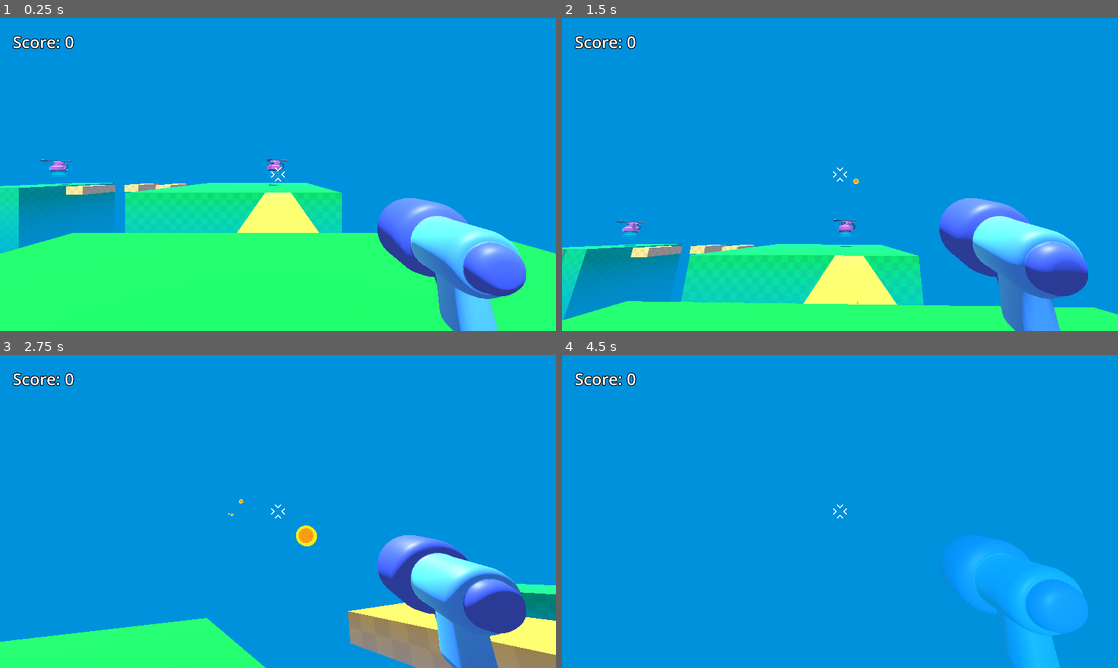
Above: before the commit, frames 1-4 (two rows, left to right).
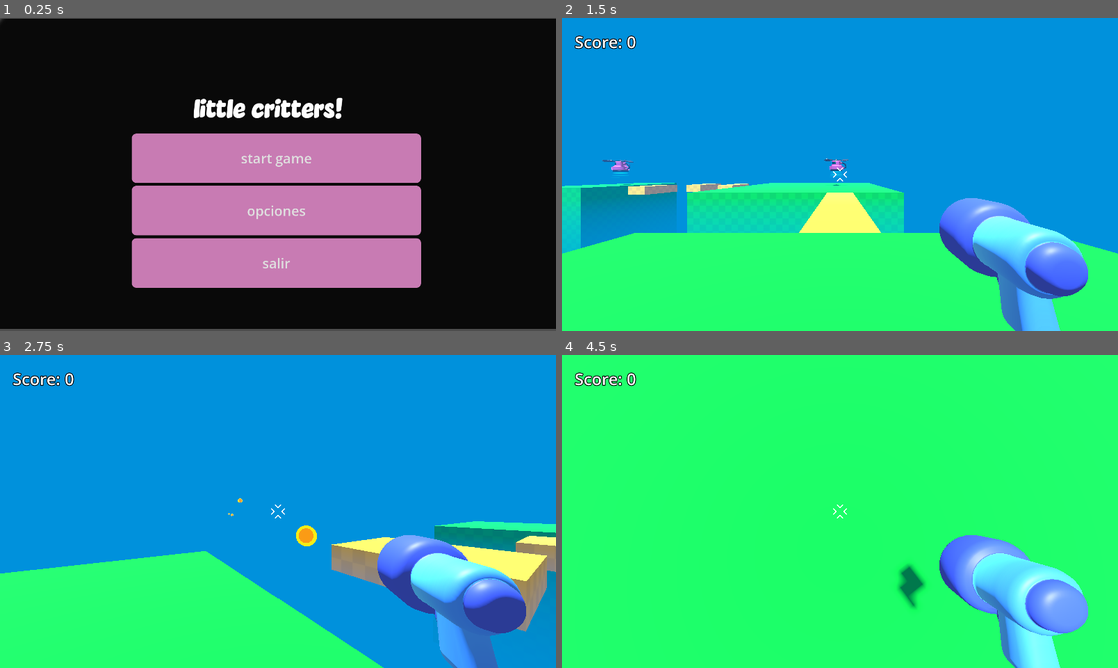
Above: after the commit, the same moments.

Repository: CosmicFabri/Requiem-Game
Game: Godot game, scene res://main_menu.tscn
Two runs of this game, one before a commit and one after it. Both use one fixed random seed, a clock stepped at 60 frames per second and the inputs below. Before the commit the project starts from res://scenes/level_1/level_1.tscn.
Inputs (mouse positions are in pixels of both pictures, inside the frame that each line leads up to):
- Up to frame 1 (0.25 s): no input
- Up to frame 2 (1.5 s): click (840, 212) at 0.5 s, where only the run after the commit has a clickable "opciones"; click (840, 158) at 1.25 s, where only the run after the commit has a clickable "start game"
- Up to frame 3 (2.75 s): move the mouse to (400, 495) at 2.02 s; press the mouse at (400, 495) at 2.03 s; hold D (move_right) from 2.03 s (still down); tap Space (jump) at 2.27 s
- Up to frame 4 (4.5 s): move the mouse to (728, 527) at 2.77 s; release D (move_right) at 2.78 s; release the mouse at (728, 527) at 2.78 s; hold S (move_back) 2.78-3.53 s; click (728, 527) at 2.85 s; tap Space (jump) at 3.02 s; move the mouse to (895, 442) at 3.52 s; press the mouse at (895, 442) at 3.53 s; hold D (move_right) 3.53-4.28 s; move the mouse to (812, 574) at 4.27 s; release the mouse at (812, 574) at 4.28 s; hold W (move_forward) from 4.28 s (still down); click (812, 574) at 4.35 s

The runs differ from the first frame. In frame 1, 100% of the frame differs, in the area x 0-100%, y 0-100%; in frame 2, 29%; in frame 3, 24%; in frame 4, 100%.

Commit message:
menufuncional
solo funciona inicio y salir

Diff:
--- /dev/null
+++ b/main_menu.gd
@@ -0,0 +1,17 @@
+extends Control
+
+func _ready():
+	Input.set_mouse_mode(Input.MOUSE_MODE_VISIBLE)
+
+func _on_start_pressed() -> void:
+	print("start pressed")
+	get_tree().change_scene_to_file("res://scenes/level_1/level_1.tscn")
+
+
+func _on_settings_pressed() -> void:
+	print("settings pressed") # Replace with function body.
+
+
+func _on_exit_pressed() -> void:
+	print("exit pressed")# Replace with function body.
+	get_tree().quit()
--- /dev/null
+++ b/main_menu.tscn
@@ -0,0 +1,95 @@
+[gd_scene load_steps=6 format=3 uid="uid://bqxg455jclquw"]
+
+[ext_resource type="Texture2D" uid="uid://b6v2icoxggd7m" path="res://fondo.jpg" id="1_7vrkn"]
+[ext_resource type="Script" uid="uid://bmhhlq1csa2na" path="res://main_menu.gd" id="1_fu7sn"]
+[ext_resource type="FontFile" uid="uid://c2qp6qqqfnmn6" path="res://Vaseline Extra.ttf" id="2_fu7sn"]
+
+[sub_resource type="StyleBoxTexture" id="StyleBoxTexture_jix8l"]
+texture = ExtResource("1_7vrkn")
+modulate_color = Color(0.9713355, 0.9713355, 0.9713355, 1)
+
+[sub_resource type="StyleBoxFlat" id="StyleBoxFlat_rhts7"]
+bg_color = Color(0.7847579, 0.48385108, 0.70043653, 1)
+corner_radius_top_left = 16
+corner_radius_top_right = 16
+corner_radius_bottom_right = 16
+corner_radius_bottom_left = 16
+shadow_color = Color(0, 0, 0, 0.19607843)
+
+[node name="MainMenu" type="Control"]
+layout_mode = 3
+anchors_preset = 15
+anchor_right = 1.0
+anchor_bottom = 1.0
+offset_left = 640.0
+offset_top = 452.0
+offset_right = -745.0
+offset_bottom = -502.0
+grow_horizontal = 2
+grow_vertical = 2
+script = ExtResource("1_fu7sn")
+
+[node name="Panel" type="Panel" parent="."]
+layout_mode = 1
+anchors_preset = 15
+anchor_right = 1.0
+anchor_bottom = 1.0
+offset_left = -641.0
+offset_top = -450.0
+offset_right = 745.0
+offset_bottom = 495.0
+grow_horizontal = 2
+grow_vertical = 2
+theme_override_styles/panel = SubResource("StyleBoxTexture_jix8l")
+
+[node name="VBoxContainer" type="VBoxContainer" parent="."]
+layout_mode = 0
+offset_left = -185.0
+offset_top = -53.0
+offset_right = 814.0
+offset_bottom = 479.0
+theme_override_constants/separation = 10
+
+[node name="Button" type="Button" parent="VBoxContainer"]
+layout_mode = 2
+size_flags_vertical = 3
+theme_override_font_sizes/font_size = 47
+theme_override_styles/normal = SubResource("StyleBoxFlat_rhts7")
+text = "start game"
+
+[node name="Button2" type="Button" parent="VBoxContainer"]
+layout_mode = 2
+size_flags_vertical = 3
+theme_override_font_sizes/font_size = 47
+theme_override_styles/normal = SubResource("StyleBoxFlat_rhts7")
+text = "opciones"
+
+[node name="Button3" type="Button" parent="VBoxContainer"]
+layout_mode = 2
+size_flags_vertical = 3
+theme_override_font_sizes/font_size = 47
+theme_override_styles/normal = SubResource("StyleBoxFlat_rhts7")
+text = "salir"
+
+[node name="Label" type="Label" parent="."]
+layout_mode = 1
+anchors_preset = 8
+anchor_left = 0.5
+anchor_top = 0.5
+anchor_right = 0.5
+anchor_bottom = 0.5
+offset_left = -253.5
+offset_top = -256.0
+offset_right = 292.5
+offset_bottom = -136.0
+grow_horizontal = 2
+grow_vertical = 2
+theme_override_fonts/font = ExtResource("2_fu7sn")
+theme_override_font_sizes/font_size = 100
+text = "little critters!"
+horizontal_alignment = 1
+vertical_alignment = 1
+
+[connection signal="pressed" from="VBoxContainer/Button" to="." method="_on_start_pressed"]
+[connection signal="pressed" from="VBoxContainer/Button2" to="." method="_on_settings_pressed"]
+[connection signal="pressed" from="VBoxContainer/Button3" to="." method="_on_exit_pressed"]
--- a/project.godot
+++ b/project.godot
@@ -11,7 +11,7 @@
 [application]
 
 config/name="Videogames Project"
-run/main_scene="uid://2gu4gwdbh6qh"
+run/main_scene="uid://bqxg455jclquw"
 config/features=PackedStringArray("4.5", "Mobile")
 config/icon="res://icon.svg"
 
--- a/scenes/level_1/level_1.gd
+++ b/scenes/level_1/level_1.gd
@@ -2,6 +2,7 @@
 
 var score = 0
 @onready var score_label = %ScoreLabel
+
 
 func increase_score():
 	score += 1
Binary file added: Vaseline Extra.ttf
Not shown, added: Vaseline Extra.ttf.import
Binary file added: fondo.jpg
Not shown, added: fondo.jpg.import
Not shown, added: main_menu.gd.uid
Not shown, added: .DS_Store
